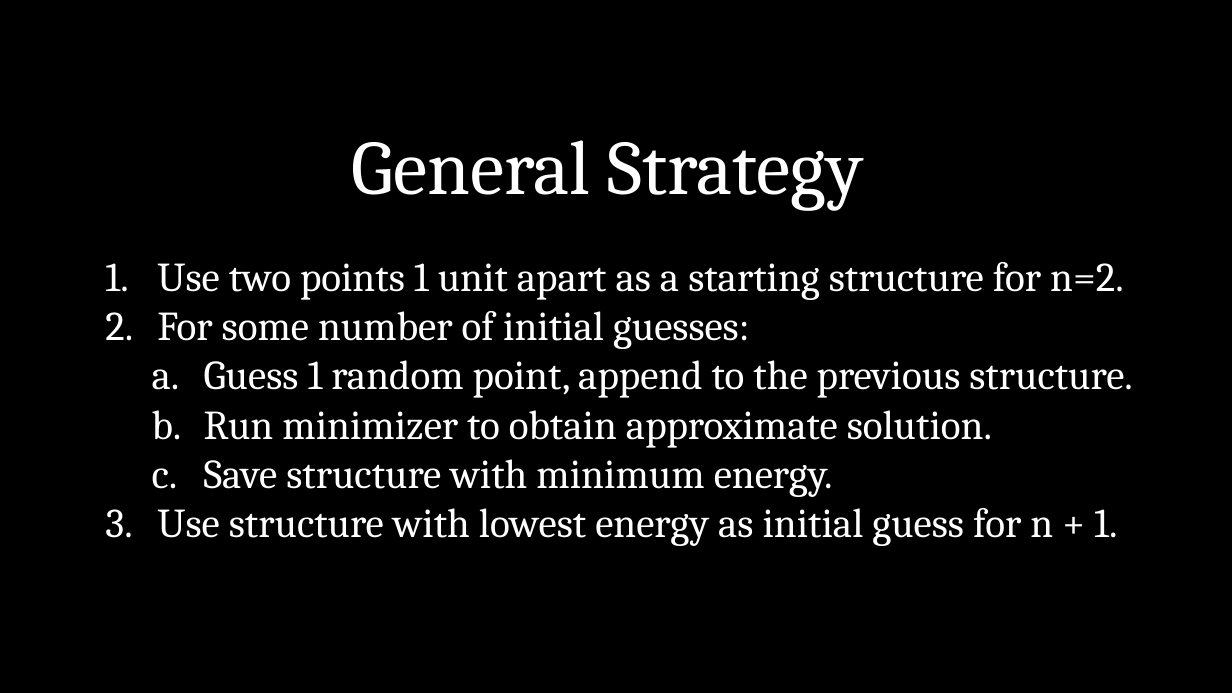
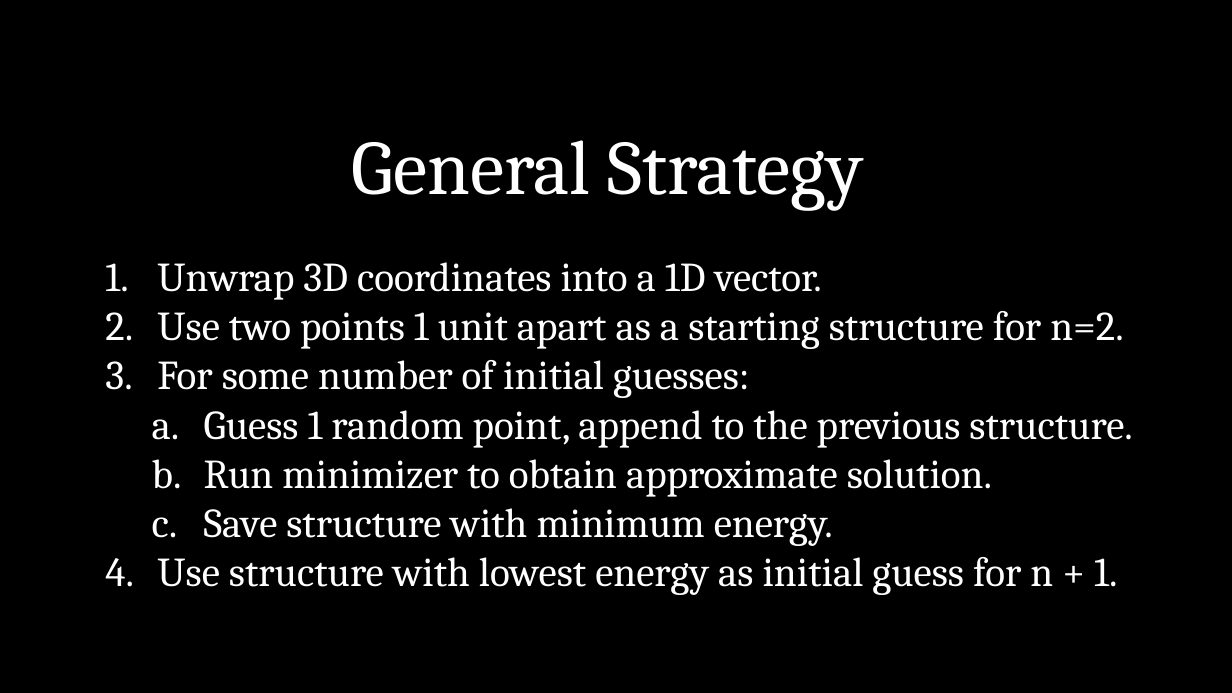
Before and after one commit to stephen-bapple/numerical-analysis, a slide deck: slide 9 of Lennard-Jones Structures.pptx. Drawn at 1232x693 pixels with LibreOffice and Linux fonts; fonts in the diff are those of the drawing. Boxes give left, top, right and bottom in pixels: in the first picture for what was removed or moved away, otherwise in the second. Text is boxed around its words. In the diff, an @@ line names an element or a change of style, - is before the commit and + after.

```diff
--- a/Lennard-Jones Structures.pptx
+++ b/Lennard-Jones Structures.pptx
@@ text at bbox=[157, 262, 822, 300]: paragraph added @@
+1. Unwrap 3D coordinates into a 1D vector.
```
Also in this commit, not shown: 2 other slides changed, 16 slides added, 29 slides removed, 14 other files.
